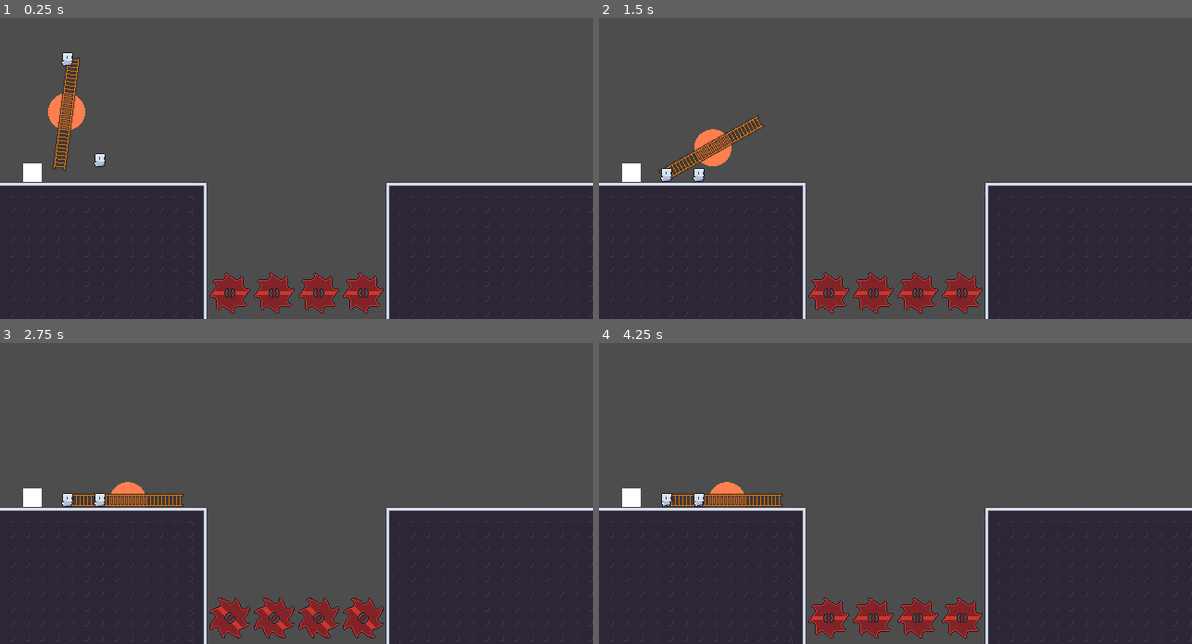
Above: before the commit, frames 1-4 (two rows, left to right).
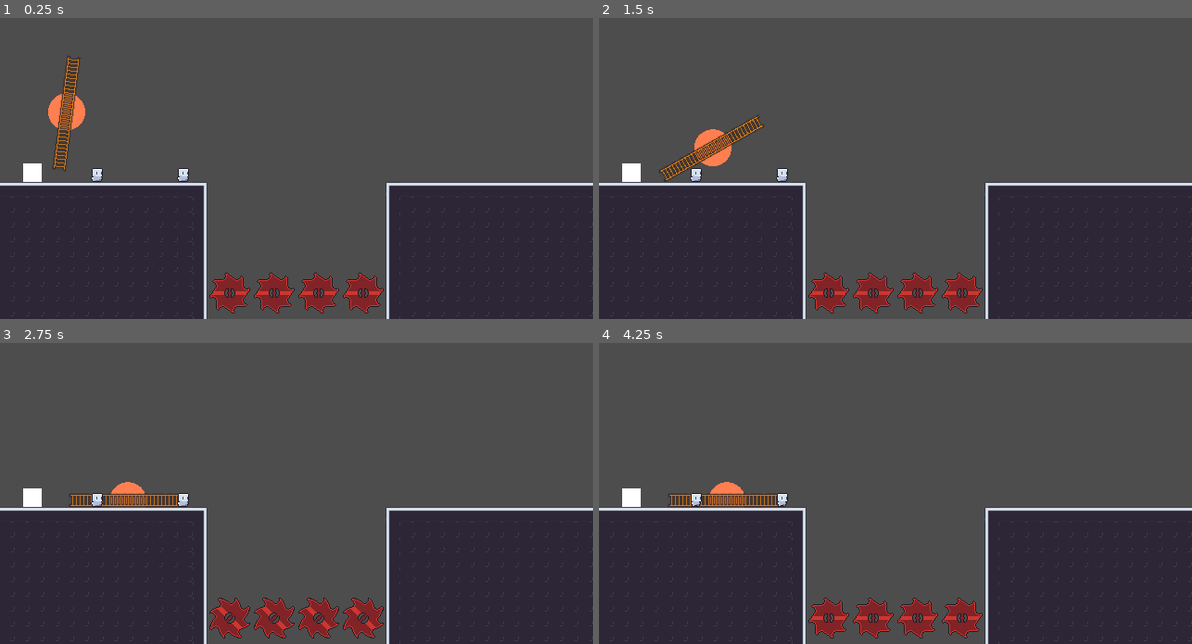
Above: after the commit, the same moments.

Repository: vinceTheProgrammer/onlyoneladder
Game: Godot game, scene res://game.tscn
The game is run twice, just before and just after one commit, with the same random seed, the same clock (stepped at 60 frames per second) and the same inputs.
Inputs:
- Up to frame 1 (0.25 s): no input
- Up to frame 2 (1.5 s): no input
- Up to frame 3 (2.75 s): no input
- Up to frame 4 (4.25 s): no input

The runs differ from the first frame. In frame 1, 0.3% of the frame differs, in the area x 10-32%, y 11-55%; in frame 2, 0.2%; in frame 3, 0.2%; in frame 4, 0.2%.

Commit message:
add respawn

Diff:
--- a/levels/level_1.tscn
+++ b/levels/level_1.tscn
@@ -969,4 +969,8 @@
 tile_set = SubResource("TileSet_fc0e3")
 
 [node name="SpawnPoint" parent="." instance=ExtResource("3_n46q3")]
-position = Vector2(-339, 0)
+position = Vector2(-215, 0)
+
+[node name="SpawnPoint2" parent="." instance=ExtResource("3_n46q3")]
+position = Vector2(-122, 3)
+player_id = 2
--- a/scripts/ladder.gd
+++ b/scripts/ladder.gd
@@ -12,7 +12,6 @@
 func _physics_process(delta: float) -> void:
 	update_center_of_mass()
 	queue_redraw()
-	print(players_currently_climbing)
 
 func update_center_of_mass() -> void:
 	var total_weight := 0.0
--- a/scripts/player.gd
+++ b/scripts/player.gd
@@ -40,7 +40,20 @@
 var ladder_offset := 20.0
 var ladder_velocity := 0.0
 
+func _ready() -> void:
+	set_spawn_point()
+
+# TODO: let the level loader do this
+func set_spawn_point() -> void:
+	var spawn_points = get_tree().get_nodes_in_group("spawn_point")
+
+	var target_spawn_point = spawn_points.filter(func(s): return s.player_id == player_id).front()
+	if target_spawn_point:
+		spawn_point = target_spawn_point
+		global_position = spawn_point.global_position
+
 func _physics_process(delta: float) -> void:
+	handle_death()
 	handle_animation(delta)
 	if dying:
 		return
@@ -56,7 +69,6 @@
 	if last_collision:
 		var collider := last_collision.get_collider()
 		if collider is TileMapLayer:
-			var tilemap: TileMapLayer = collider
 			var tile_pos: Vector2i = last_collision.get_collider().get_coords_for_body_rid(last_collision.get_collider_rid())
 			var tile_data = last_collision.get_collider().get_cell_tile_data(tile_pos)
 			if tile_data:
@@ -65,13 +77,15 @@
 					die()
 
 func die() -> void:
+	dying = true
+
+func handle_death() -> void:
+	print(die_animation_time_remaining)
 	if die_animation_time_remaining <= 0:
 		dying = false
 		if spawn_point:
-			position = spawn_point.position
-	else:
-		dying = true
-
+			print("hi")
+			global_position = spawn_point.global_position
 
 func handle_animation(delta: float) -> void:
 	var direction: float = Input.get_axis(move_left_action, move_right_action)
